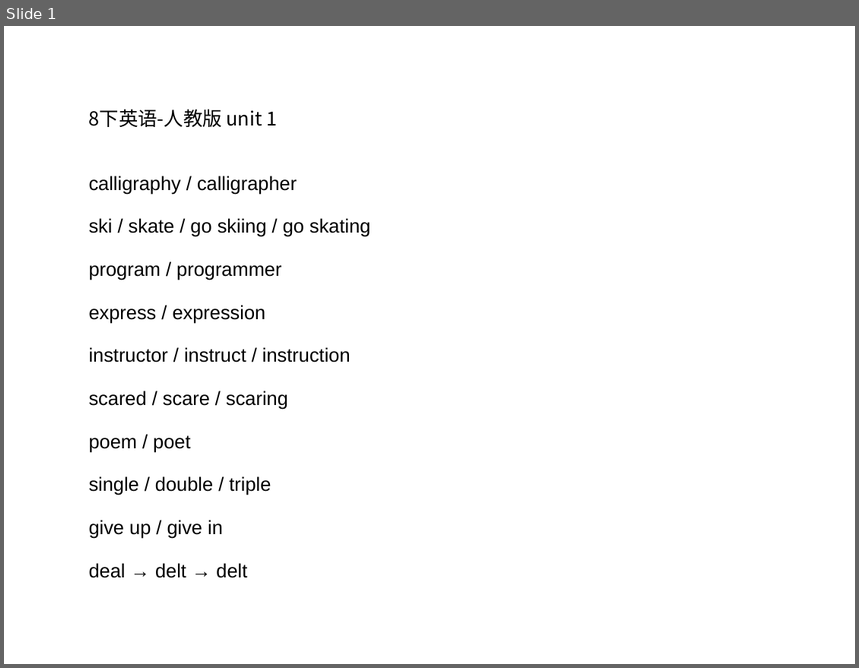
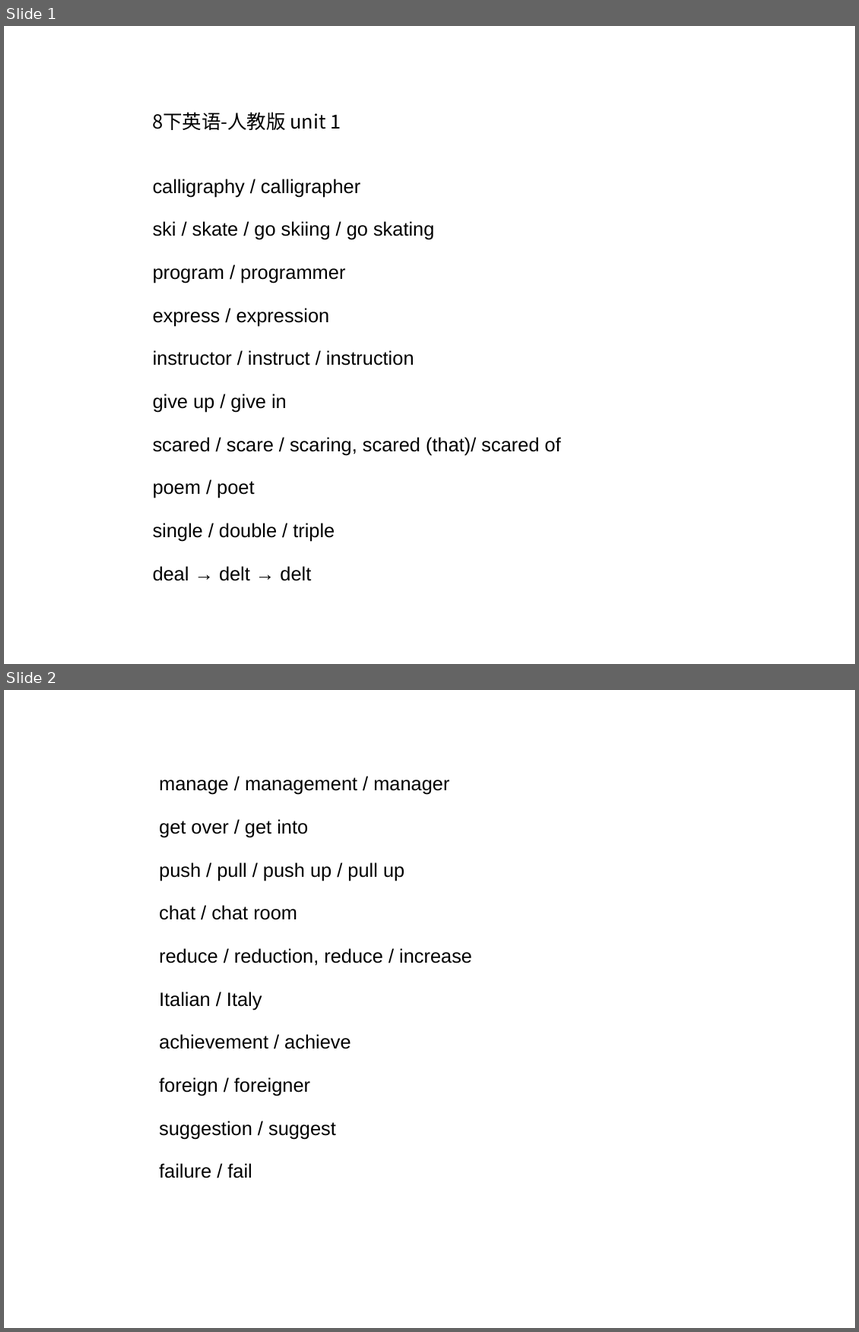
Before and after one commit to ericzhang/english-math, a slide deck: english/grade-8-下/8下英语人教版-unit-1-words.ppt. Shown one above the other, each under a label of ours: slide 1 before the commit, slides 1 and 2 after it. The pictures are 859x668 and 859x1332 pixels, drawn with LibreOffice and Linux fonts; fonts in the diff are those of the drawing. Boxes give left, top, right and bottom in pixels: in the first picture for what was removed or moved away, otherwise in the second. Text is boxed around its words. In the diff, an @@ line names an element or a change of style, - is before the commit and + after.

```diff
--- a/english/grade-8-下/8下英语人教版-unit-1-words.ppt
+++ b/english/grade-8-下/8下英语人教版-unit-1-words.ppt
@@ slide 2 added at (4,690,855,1328), background #FFFFFF @@
@@ text added at (159,777,472,1179), 18 pt, text #000000 @@
+manage / management / manager
+get over / get into
+push / pull / push up / pull up
+chat / chat room
+reduce / reduction, reduce / increase
+Italian / Italy
+achievement / achieve
+foreign / foreigner
+suggestion / suggest
+failure / fail
@@ slide 1 changed as well @@
@@ text "8下英语-人教版 unit 1": place and size @@
-text "8下英语-人教版 unit 1" at (89,109,370,579)
+text "8下英语-人教版 unit 1" at (153,112,561,582)
@@ text at (153,394,561,455): text changed @@
-scared / scare / scaring
+give up / give in
+scared / scare / scaring, scared (that)/ scared of
@@ text at (89,520,223,538): paragraph removed @@
-give up / give in
```
Also in this commit, not shown: 1 slide removed, 20 other files.
